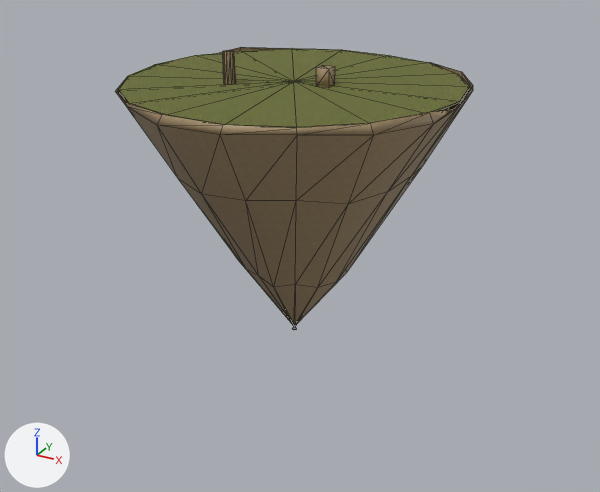
What one commit did to the glTF model game/voxario/Eryndor/Assets/Models/valoria/city/sky_island_1.glb.
One viewpoint serves both versions: a 50 mm lens placed at (89.1, -159.3, 40.5), pointed at (0.3, 2.3, -40.3). Every picture has the same lights, and +X, +Y and +Z are marked at lower left. The first picture is the older version. Mesh edges are drawn as thin lines. Vertices at exactly the same position are counted once.

The scene before the commit, as lines of its bpy script (objects in view):
```python
me_sky_island_1 = bpy.data.meshes.new('sky_island_1')
me_sky_island_1.from_pydata(...)  # 159 vertices, 286 faces; spans x -38.5..38.4, y -39.6..37.6, z -62.2..7.0
# faces by material slot: [162, 72, 52]
me_sky_island_1.materials.append(mat_stone)
me_sky_island_1.materials.append(mat_grass_top)
me_sky_island_1.materials.append(mat_limestone)
ob_sky_island_1 = bpy.data.objects.new('sky_island_1', me_sky_island_1)
ob_sky_island_1.location = (0.0, 0.0, 0.0)
```
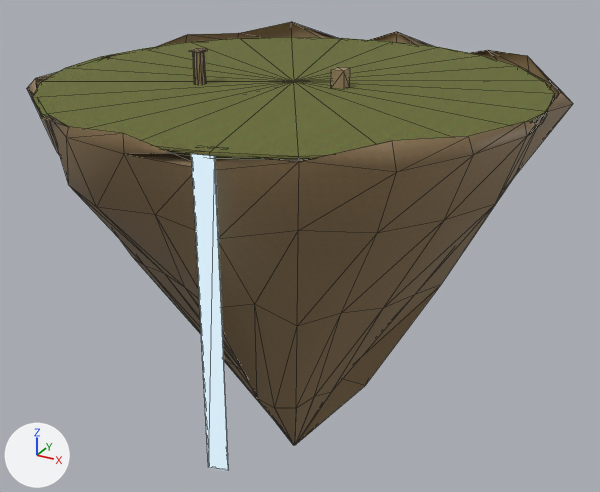
Pixel boxes [x1, y1, x2, y2] of what changed, in the pictures (600 x 492 px; the box of a moved part takes in the faces that stretch with it):
'sky_island_1', reshaped (52% wider, 58% taller): before [115, 47, 473, 330]; after [27, 22, 573, 471]
part 1 of me_sky_island_1, moved or reshaped: before [316, 65, 335, 87]; after [331, 67, 350, 89]
part 2 of me_sky_island_1, moved or reshaped: before [223, 50, 235, 84]; after [193, 52, 206, 84]
part 3 of me_sky_island_1, added: after [189, 48, 208, 53]
part 4 of me_sky_island_1, rebuilt (52% wider, 50% taller): before [115, 47, 473, 330]; after [27, 22, 573, 446]
part 5 of me_sky_island_1, built on: before [118, 49, 470, 128]; after [32, 37, 555, 471]

What changed in the scene script:
```text
Add mat_island_rock:
    mat_island_rock = bpy.data.materials.new('island rock')
    # colours: white #e7dfd4, mixed with the vertex colours
    # uses the picture img_image_0
    # uses the picture img_image_1
    # uses the picture img_image_2
Add mat_waterfall:
    mat_waterfall = bpy.data.materials.new('waterfall')
    # nodes: BsdfPrincipled, Mix, OutputMaterial, VertexColor
    # colours: blue #b3cbda, pale blue #e1f1f9, mixed with the vertex colours
Change me_sky_island_1:
    used by ob_sky_island_1; location = (0.0, 0.0, 0.0)
    remove me_sky_island_1.from_pydata(...)  # 159 vertices, 286 faces; spans x -38.5..38.4, y -39.6..37.6, z -62.2..7.0
    remove me_sky_island_1.materials.append(mat_stone)
    add me_sky_island_1.from_pydata(...)  # 404 vertices, 698 faces; spans x -55.3..57.2, y -57.5..58.3, z -97.1..7.4
    me_sky_island_1 part 1: the loose piece of 8 vertices spanning x 6.3..9.3, y -1.5..1.5, z 0.0..4.0 is moved by (3.6, 0.0, 0.0)
    me_sky_island_1 part 2: the loose piece of 22 vertices spanning x -13.1..-10.5, y -9.1..-6.6, z 0.0..7.0 is moved by (-5.3, -3.6, 0.0)
    me_sky_island_1 part 3: a new loose piece, a box spanning x -18.49..-15.69, y -12.79..-9.99, z 7.0..7.4, in mat_limestone
    me_sky_island_1 part 4: the loose piece of 91 vertices spanning x -38.5..38.4, y -39.6..37.6, z -62.2..1.0 is rebuilt with 145 vertices and now spans x -55.0..57.2, y -57.5..58.3, z -97.1..4.2, in mat_island_rock
    me_sky_island_1 part 5
    36 vertices are removed from x -38.0..38.0, y -37.4..37.4, z -0.4..0.4
    72 faces are deleted
    51 vertices are added at x -55.3..55.3, y -55.3..55.3, z -62.7..0.6
    7 new vertices lie (0.0, 0.0, 0.8) away from vertices in x -47.9..39.1, y -55.3..53.4, z -0.4
    6 new vertices lie (0.0, 0.0, 0.5) away from vertices in x -27.6..55.3, y -51.7..0.0, z -0.2
    96 new faces join them, mat_grass_top
    24 new faces join them, mat_waterfall
    other edits to the shape of me_sky_island_1 do not show in these pictures
    add me_sky_island_1.materials.append(mat_island_rock)
    add me_sky_island_1.materials.append(mat_waterfall)
```
